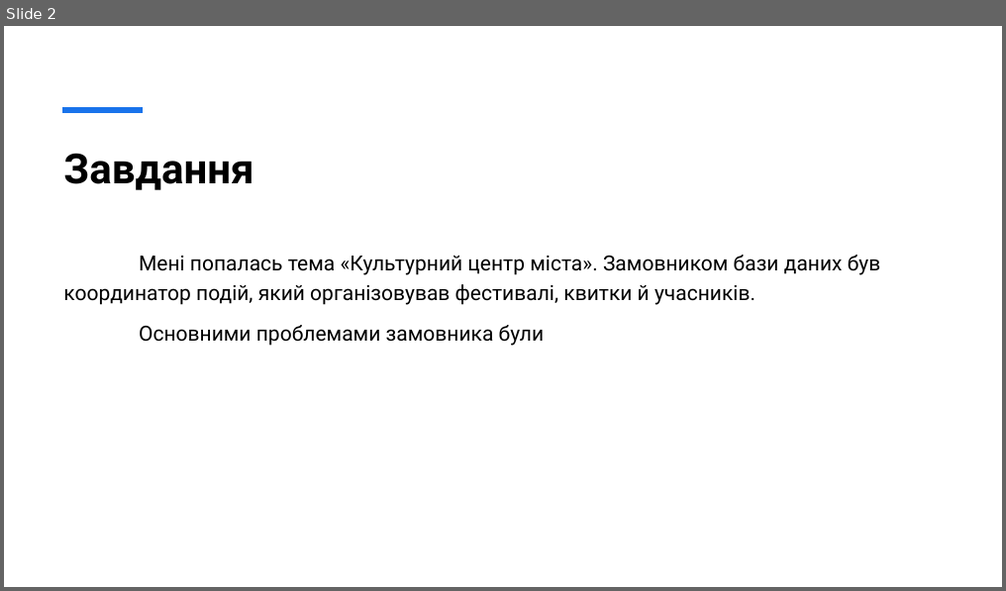
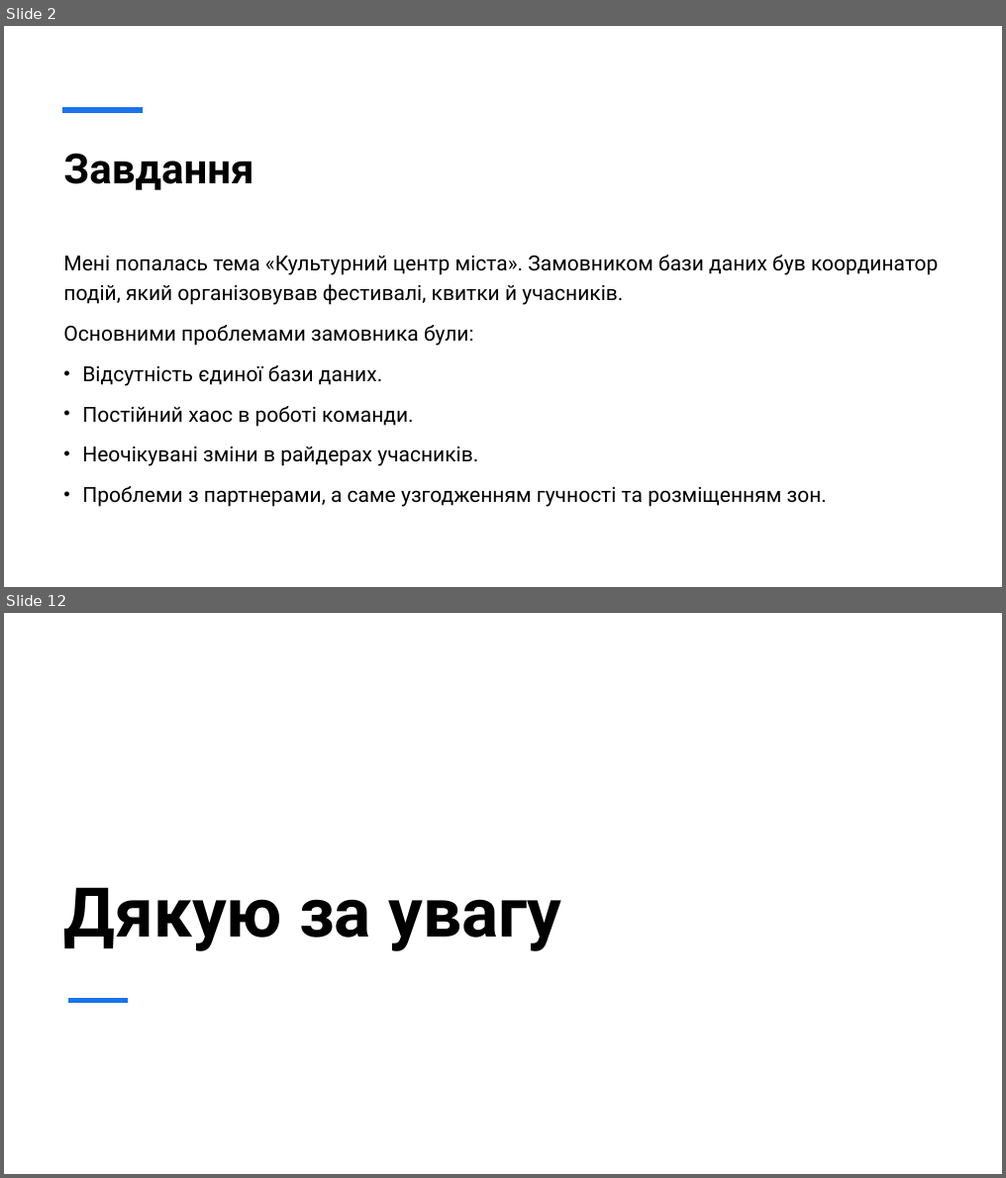
Before and after one commit to emissuu/UniTasks, a slide deck: C#/Lab2/Підсумки другої лабораторної роботи.pptx. Shown one above the other, each under a label of ours: slide 2 before the commit, slides 2 and 12 after it; the slides between them are not shown. The pictures are 1006x591 and 1006x1178 pixels, drawn with LibreOffice and Linux fonts; fonts in the diff are those of the drawing. Boxes give left, top, right and bottom in pixels: in the first picture for what was removed or moved away, otherwise in the second. Text is boxed around its words. In the diff, an @@ line names an element or a change of style, - is before the commit and + after.

```diff
--- a/C#/Lab2/Підсумки другої лабораторної роботи.pptx
+++ b/C#/Lab2/Підсумки другої лабораторної роботи.pptx
@@ slide 12 added at <box>4,613,1002,1174</box>, background #FFFFFF @@
@@ title added at <box>63,887,561,952</box>, 66 pt, text #000000, bold @@
+Дякую за увагу
@@ line added from (67, 1001) to (128, 1001), #1973EB 4.5 pt @@
@@ slide 2 changed as well @@
@@ text at <box>63,325,827,507</box>: text changed @@
-Основними проблемами замовника були
+Основними проблемами замовника були:
+• Відсутність єдиної бази даних.
+• Постійний хаос в роботі команди.
+• Неочікувані зміни в райдерах учасників.
+• Проблеми з партнерами, а саме узгодженням гучності та розміщенням зон.
```
Also in this commit, not shown: 1 other slide changed, 9 other slides added, 1 other file.
